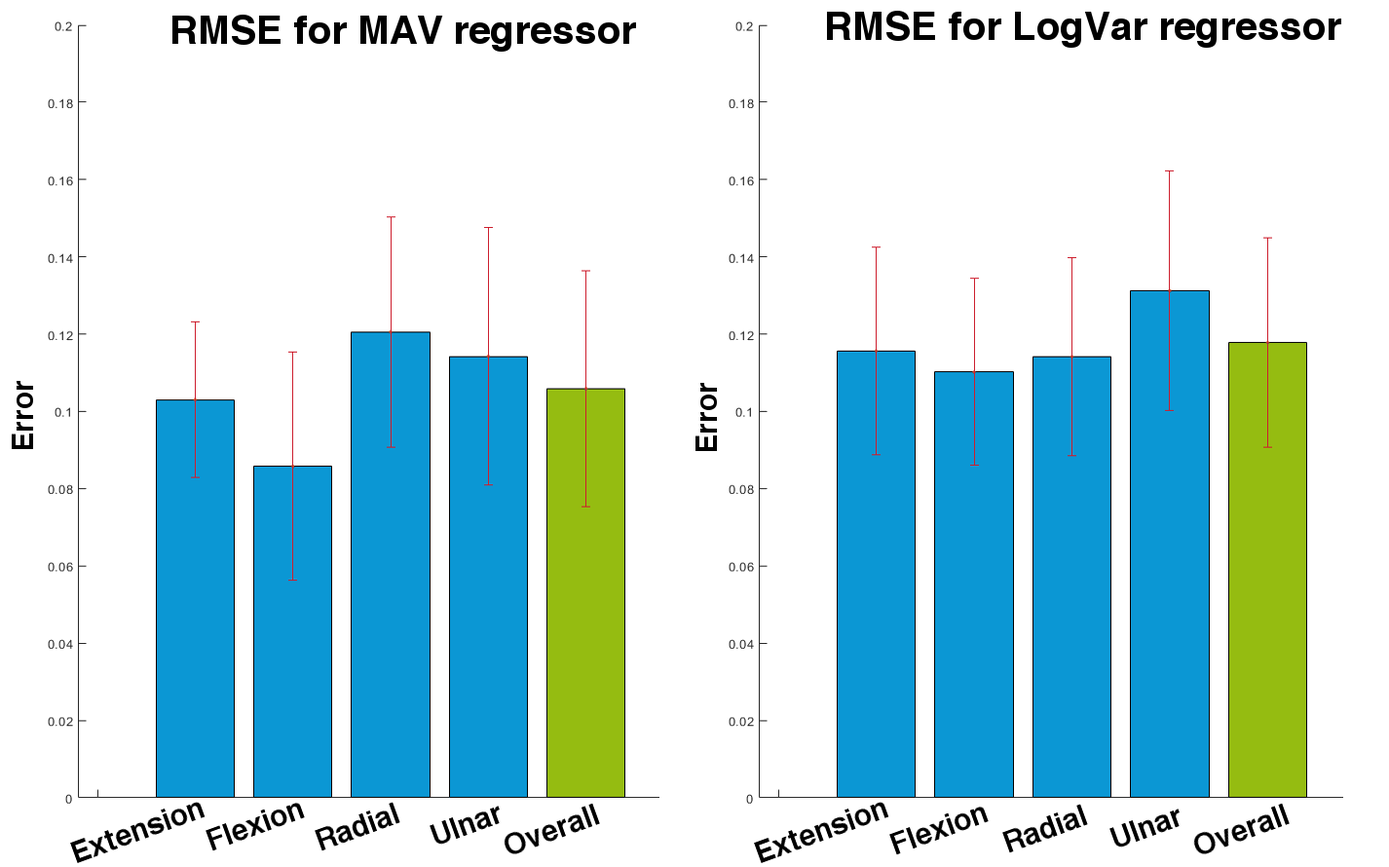
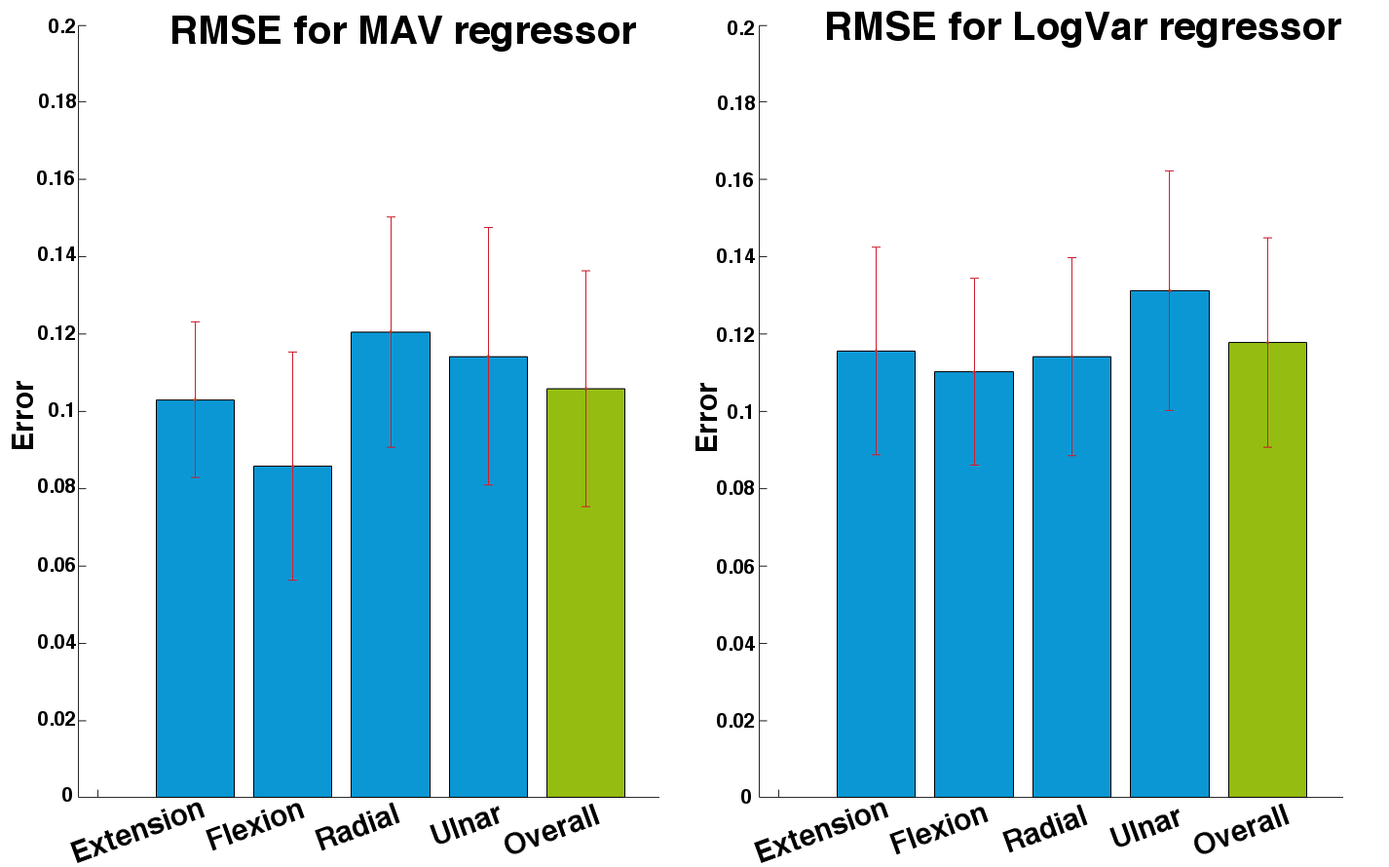
Layered file, before and after one edit (1389px x 867px). Changes by layer:
added layer "0.2-kopi" above "0.2" over [left=715, top=20, right=755, bottom=804]
added layer "0.2" above "Udklipsholder #14" over [left=37, top=18, right=76, bottom=802]
painted on "Udklipsholder #14" over [left=47, top=21, right=754, bottom=804]
